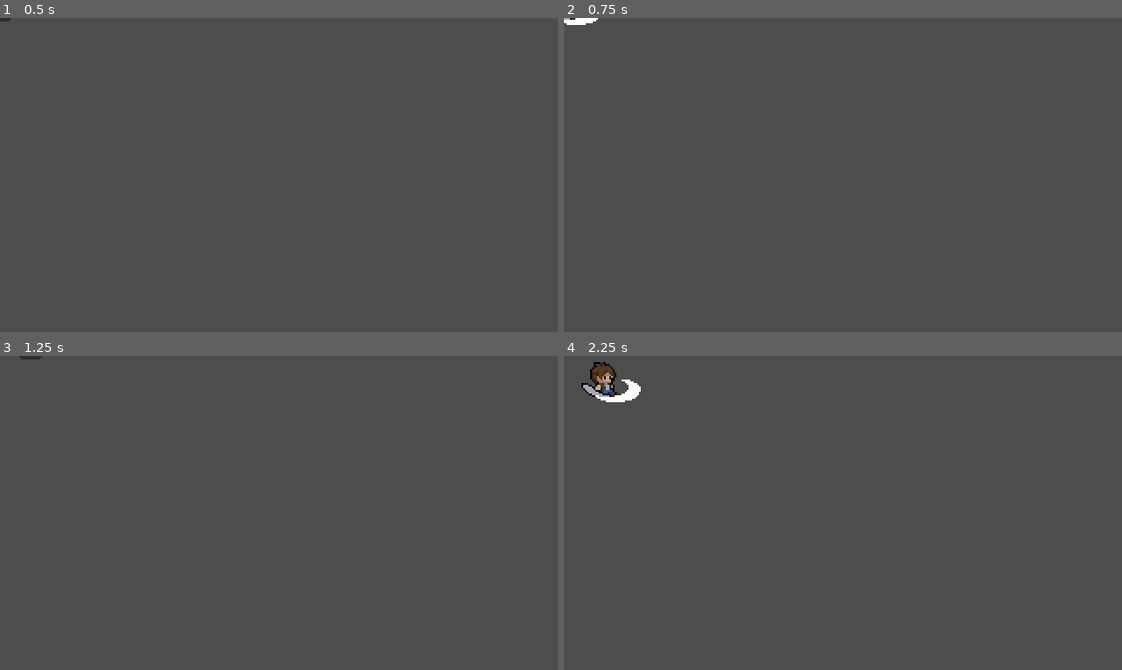
Above: before the commit, frames 1-4 (two rows, left to right).
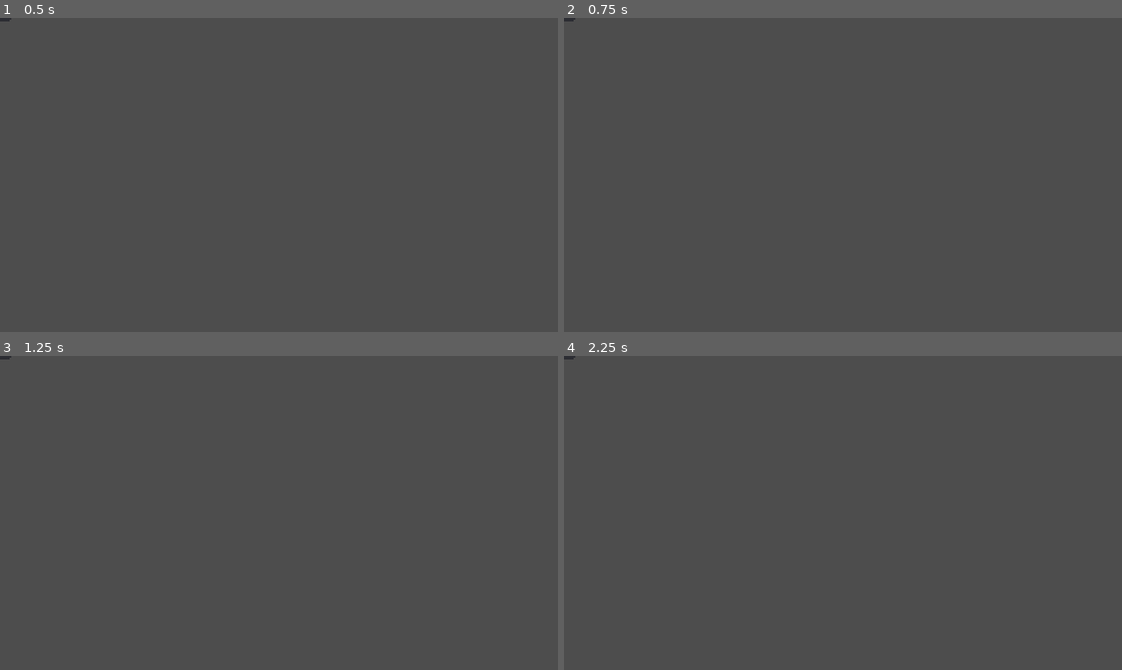
Above: after the commit, the same moments.

Repository: jonascamargoo/ruins-adventure
Game: Godot game, scene res://character/scenes/character_body_2d.tscn
The game is run twice, just before and just after one commit, with the same random seed, the same clock (stepped at 60 frames per second) and the same inputs.
Inputs:
- Up to frame 1 (0.5 s): no input
- Up to frame 2 (0.75 s): tap Enter at 0.5 s; hold D (move_right) from 0.53 s (still down); tap Q (attack) at 0.6 s
- Up to frame 3 (1.25 s): keep holding D (move_right)
- Up to frame 4 (2.25 s): tap Space at 1.25 s; release D (move_right) at 1.28 s; hold S (move_down) 1.28-2.03 s; tap Q (attack) at 1.35, 2.1 s; hold D (move_right) from 2.03 s (still down)

Frame 1 is identical in both runs. In frame 2, 0.1% of the frame differs, in the area x 0-7%, y 0-3%; in frame 3, less than 0.1%; in frame 4, 0.7%, in the area x 0-14%, y 0-15%.

Commit message:
adiciona animationTree pro char principal

Diff:
--- a/project_test_mystic/character/scenes/character_body_2d.tscn
+++ b/project_test_mystic/character/scenes/character_body_2d.tscn
@@ -821,10 +821,8 @@
 states/walk/node = SubResource("AnimationNodeBlendSpace2D_pg0lg")
 states/walk/position = Vector2(446.766, 132.666)
 
-[node name="CharacterBody2D" type="CharacterBody2D" node_paths=PackedStringArray("_attack_timer", "_animation_tree")]
+[node name="CharacterBody2D" type="CharacterBody2D"]
 script = ExtResource("1_73ntp")
-_attack_timer = NodePath("AttackTimer")
-_animation_tree = NodePath("AnimationTree")
 
 [node name="Sprite2D - textura" type="Sprite2D" parent="."]
 position = Vector2(-0.5, -17)
--- a/project_test_mystic/character/scripts/character.gd
+++ b/project_test_mystic/character/scripts/character.gd
@@ -1,77 +1,78 @@
-extends CharacterBody2D
-
-var _state_machine
-var _is_attacking: bool = false
-
-@export_category("Variables")
-@export var _move_speed: float = 64.0
-
-
-@export var _friction:float = 0.2 # significa que vai demorar mais tempo para retornar ao 0
-@export var _acceleration: float = 0.4 # significa que vai demorar mais tempo para acelerar
-
-@export_category("Objects")
-@export var _attack_timer: Timer = null
-@export var _animation_tree: AnimationTree = null
-
-func _ready() -> void: # chamado quando o nó entra na árvore de cena pela primeira vez.
-	_animation_tree.active = true # para ativar a animationTree, caso tenhamos esquecido de reativar ao editar alguma animation
-	_state_machine = _animation_tree["parameters/playback"] # a partir desse playback poderemos viajar entre o idle e walk
-
-# _physics_process eh como se fosse nosso main
-# o delta eh o intervalo de tempo entre um frame e o outro, a funcao eh chamada a cada delta
-func _physics_process(_delta: float) -> void:
-	_move()
-	_attack()
-	_animate()
-	move_and_slide()
-
-func _move() -> void:
-	var _direction: Vector2 = Vector2(
-		Input.get_axis("move_left", "move_right"),
-		Input.get_axis("move_up", "move_down")
-	)
-
-	# verificando se o botao nao esta sendo pressionado
-	if _direction != Vector2.ZERO:
-		# dando um get nos parametros e atribuindo de acordo com a _direction
-		_animation_tree["parameters/idle/blend_position"] = _direction
-		_animation_tree["parameters/walk/blend_position"] = _direction
-		_animation_tree["parameters/attack/blend_position"] = _direction
-
-		velocity.x = lerp(velocity.x, _direction.normalized().x * _move_speed, _acceleration)
-		velocity.y = lerp(velocity.y, _direction.normalized().y * _move_speed, _acceleration)
-		return
-
-	velocity.x = lerp(velocity.x, _direction.normalized().x * _move_speed, _friction)
-	velocity.y = lerp(velocity.y, _direction.normalized().y * _move_speed, _friction)
-
-func _attack() -> void:
-	# se o botao de ataque for pressionado e nao tiver nenhum ataque em andamento
-	if Input.is_action_just_pressed("attack") and not _is_attacking:
-		set_physics_process(false) # para ele parar de andar enquanto ataca
-		_attack_timer.start()
-		_is_attacking = true
-
-func _animate() -> void:
-	if _is_attacking:
-		_state_machine.travel("attack")
-		return
-
-	# verificando se o personagem ta em movimento
-	if velocity.length() > 3:
-		_state_machine.travel("walk")
-		return
-	_state_machine.travel("idle")
-
-# Quando o timer zerar, ele dispara um sinal. Esse sinal é representado por essa função
-# Ao zerar, essa função é chamada
-func _on_attack_timer_timeout() -> void:
-	set_physics_process(true) # voltar a andar enquanto ataca
-	_is_attacking = false
-
-
-func _on_area_2d_body_entered(body) -> void:
-	# se o corpo em questao for do tipo inimigo
-	if body.is_in_group("enemy"):
-		body.update_health(randi_range(1, 5)) # o dano no inimigo sera de 1 a 5
+#extends CharacterBody2D
+#
+#var _state_machine
+#var _is_attacking: bool = false
+#
+#@export_category("Variables")
+#@export var _move_speed: float = 64.0
+#
+#
+#@export var _friction:float = 0.2 # significa que vai demorar mais tempo para retornar ao 0
+#@export var _acceleration: float = 0.4 # significa que vai demorar mais tempo para acelerar
+#
+#@export_category("Objects")
+#@export var _attack_timer: Timer = null
+#@export var _animation_tree: AnimationTree = null
+#
+#func _ready() -> void: # chamado quando o nó entra na árvore de cena pela primeira vez.
+	#_animation_tree.active = true # para ativar a animationTree, caso tenhamos esquecido de reativar ao editar alguma animation
+	#_state_machine = _animation_tree["parameters/playback"] # a partir desse playback poderemos viajar entre o idle e walk
+#
+## _physics_process eh como se fosse nosso main
+## o delta eh o intervalo de tempo entre um frame e o outro, a funcao eh chamada a cada delta
+#func _physics_process(_delta: float) -> void:
+	#_move()
+	#_attack()
+	#_animate()
+	#move_and_slide()
+#
+#func _move() -> void:
+	#var _direction: Vector2 = Vector2(
+		#Input.get_axis("move_left", "move_right"),
+		#Input.get_axis("move_up", "move_down")
+	#)
+	#
+	## verificando se o botao nao esta sendo pressionado
+	#if _direction != Vector2.ZERO:
+		## dando um get nos parametros e atribuindo de acordo com a _direction
+		#_animation_tree["parameters/idle/blend_position"] = _direction
+		#_animation_tree["parameters/walk/blend_position"] = _direction
+		#_animation_tree["parameters/attack/blend_position"] = _direction
+		#
+		#velocity.x = lerp(velocity.x, _direction.normalized().x * _move_speed, _acceleration)
+		#velocity.y = lerp(velocity.y, _direction.normalized().y * _move_speed, _acceleration)
+		#return
+	#
+	#velocity.x = lerp(velocity.x, _direction.normalized().x * _move_speed, _friction)
+	#velocity.y = lerp(velocity.y, _direction.normalized().y * _move_speed, _friction)
+#
+#func _attack() -> void:
+	## se o botao de ataque for pressionado e nao tiver nenhum ataque em andamento
+	#if Input.is_action_just_pressed("attack") and not _is_attacking:
+		#set_physics_process(false) # para ele parar de andar enquanto ataca
+		#_attack_timer.start()
+		#_is_attacking = true
+#
+#func _animate() -> void:
+	#if _is_attacking:
+		#_state_machine.travel("attack")
+		#return
+		#
+	## verificando se o personagem ta em movimento
+	#if velocity.length() > 3:
+		#_state_machine.travel("walk")
+		#return
+	#_state_machine.travel("idle")
+#
+## Quando o timer zerar, ele dispara um sinal. Esse sinal é representado por essa função
+## Ao zerar, essa função é chamada
+#func _on_attack_timer_timeout() -> void:
+	#set_physics_process(true) # voltar a andar enquanto ataca
+	#_is_attacking = false
+#
+#
+#func _on_area_2d_body_entered(body) -> void:
+	## se o corpo em questao for do tipo inimigo
+	#if body.is_in_group("enemy"):
+		#body.update_health(randi_range(1, 5)) # o dano no inimigo sera de 1 a 5
+		#
--- a/project_test_mystic/new_main_character/scenes/player.tscn
+++ b/project_test_mystic/new_main_character/scenes/player.tscn
@@ -389,35 +389,62 @@
 "right_walk": SubResource("Animation_dc8kt")
 }
 
-[sub_resource type="AnimationNodeAnimation" id="AnimationNodeAnimation_5g8ov"]
+[sub_resource type="AnimationNodeAnimation" id="AnimationNodeAnimation_yogou"]
 animation = &"front_idle"
 
-[sub_resource type="AnimationNodeAnimation" id="AnimationNodeAnimation_8qwj8"]
+[sub_resource type="AnimationNodeAnimation" id="AnimationNodeAnimation_stgm3"]
 animation = &"back_idle"
 
-[sub_resource type="AnimationNodeAnimation" id="AnimationNodeAnimation_67nxq"]
+[sub_resource type="AnimationNodeAnimation" id="AnimationNodeAnimation_e2lea"]
 animation = &"left_idle"
 
-[sub_resource type="AnimationNodeAnimation" id="AnimationNodeAnimation_gq2tr"]
+[sub_resource type="AnimationNodeAnimation" id="AnimationNodeAnimation_rmht8"]
 animation = &"right_idle"
 
-[sub_resource type="AnimationNodeBlendSpace2D" id="AnimationNodeBlendSpace2D_06stn"]
-blend_point_0/node = SubResource("AnimationNodeAnimation_5g8ov")
+[sub_resource type="AnimationNodeBlendSpace2D" id="AnimationNodeBlendSpace2D_dw76l"]
+auto_triangles = false
+blend_point_0/node = SubResource("AnimationNodeAnimation_yogou")
 blend_point_0/pos = Vector2(0, 1)
-blend_point_1/node = SubResource("AnimationNodeAnimation_8qwj8")
+blend_point_1/node = SubResource("AnimationNodeAnimation_stgm3")
 blend_point_1/pos = Vector2(0, -1)
-blend_point_2/node = SubResource("AnimationNodeAnimation_67nxq")
+blend_point_2/node = SubResource("AnimationNodeAnimation_e2lea")
 blend_point_2/pos = Vector2(-1, 0)
-blend_point_3/node = SubResource("AnimationNodeAnimation_gq2tr")
+blend_point_3/node = SubResource("AnimationNodeAnimation_rmht8")
 blend_point_3/pos = Vector2(1, 0)
+triangles = PackedInt32Array(0, 1, 2, 0, 1, 3)
 blend_mode = 1
 
-[sub_resource type="AnimationNodeStateMachine" id="AnimationNodeStateMachine_3s1vi"]
-states/idle/node = SubResource("AnimationNodeBlendSpace2D_06stn")
-states/idle/position = Vector2(425.333, 43.3333)
-
-[node name="Player" type="CharacterBody2D"]
+[sub_resource type="AnimationNodeAnimation" id="AnimationNodeAnimation_ahtsr"]
+animation = &"front_walk"
+
+[sub_resource type="AnimationNodeAnimation" id="AnimationNodeAnimation_p5dia"]
+animation = &"back_walk"
+
+[sub_resource type="AnimationNodeAnimation" id="AnimationNodeAnimation_4jl6e"]
+animation = &"left_walk"
+
+[sub_resource type="AnimationNodeAnimation" id="AnimationNodeAnimation_3bash"]
+animation = &"right_walk"
+
+[sub_resource type="AnimationNodeBlendSpace2D" id="AnimationNodeBlendSpace2D_fe7vb"]
+blend_point_0/node = SubResource("AnimationNodeAnimation_ahtsr")
+blend_point_0/pos = Vector2(0, 1)
+blend_point_1/node = SubResource("AnimationNodeAnimation_p5dia")
+blend_point_1/pos = Vector2(0, -1)
+blend_point_2/node = SubResource("AnimationNodeAnimation_4jl6e")
+blend_point_2/pos = Vector2(-1, 0)
+blend_point_3/node = SubResource("AnimationNodeAnimation_3bash")
+blend_point_3/pos = Vector2(1, 0)
+
+[sub_resource type="AnimationNodeStateMachine" id="AnimationNodeStateMachine_211ct"]
+states/idle/node = SubResource("AnimationNodeBlendSpace2D_dw76l")
+states/idle/position = Vector2(394.667, 43.3333)
+states/walk/node = SubResource("AnimationNodeBlendSpace2D_fe7vb")
+states/walk/position = Vector2(393.778, 112.667)
+
+[node name="Player" type="CharacterBody2D" node_paths=PackedStringArray("_animation_tree")]
 script = ExtResource("1_duu3y")
+_animation_tree = NodePath("AnimationTree")
 
 [node name="Texture" type="Sprite2D" parent="."]
 position = Vector2(0.5, -14)
@@ -435,6 +462,7 @@
 }
 
 [node name="AnimationTree" type="AnimationTree" parent="."]
-tree_root = SubResource("AnimationNodeStateMachine_3s1vi")
+tree_root = SubResource("AnimationNodeStateMachine_211ct")
 anim_player = NodePath("../Animation")
 parameters/idle/blend_position = Vector2(0, 0)
+parameters/walk/blend_position = Vector2(0, 0)
--- a/project_test_mystic/new_main_character/scripts/player.gd
+++ b/project_test_mystic/new_main_character/scripts/player.gd
@@ -1,7 +1,7 @@
 extends CharacterBody2D
 
 var _state_machine
-var _is_attacking: bool = false
+#var _is_attacking: bool = false
 
 @export_category("Variables")
 @export var _move_speed: float = 64.0
@@ -11,7 +11,7 @@
 @export var _acceleration: float = 0.4 # significa que vai demorar mais tempo para acelerar
 
 @export_category("Objects")
-@export var _attack_timer: Timer = null
+#@export var _attack_timer: Timer = null
 @export var _animation_tree: AnimationTree = null
 
 func _ready() -> void: # chamado quando o nó entra na árvore de cena pela primeira vez.
@@ -22,7 +22,7 @@
 # o delta eh o intervalo de tempo entre um frame e o outro, a funcao eh chamada a cada delta
 func _physics_process(_delta: float) -> void:
 	_move()
-	_attack()
+	#_attack()
 	_animate()
 	move_and_slide()
 
@@ -37,7 +37,7 @@
 		# dando um get nos parametros e atribuindo de acordo com a _direction
 		_animation_tree["parameters/idle/blend_position"] = _direction
 		_animation_tree["parameters/walk/blend_position"] = _direction
-		_animation_tree["parameters/attack/blend_position"] = _direction
+		#_animation_tree["parameters/attack/blend_position"] = _direction
 
 		velocity.x = lerp(velocity.x, _direction.normalized().x * _move_speed, _acceleration)
 		velocity.y = lerp(velocity.y, _direction.normalized().y * _move_speed, _acceleration)
@@ -46,17 +46,17 @@
 	velocity.x = lerp(velocity.x, _direction.normalized().x * _move_speed, _friction)
 	velocity.y = lerp(velocity.y, _direction.normalized().y * _move_speed, _friction)
 
-func _attack() -> void:
-	# se o botao de ataque for pressionado e nao tiver nenhum ataque em andamento
-	if Input.is_action_just_pressed("attack") and not _is_attacking:
-		set_physics_process(false) # para ele parar de andar enquanto ataca
-		_attack_timer.start()
-		_is_attacking = true
+#func _attack() -> void:
+	## se o botao de ataque for pressionado e nao tiver nenhum ataque em andamento
+	#if Input.is_action_just_pressed("attack") and not _is_attacking:
+		#set_physics_process(false) # para ele parar de andar enquanto ataca
+		#_attack_timer.start()
+		#_is_attacking = true
 
 func _animate() -> void:
-	if _is_attacking:
-		_state_machine.travel("attack")
-		return
+	#if _is_attacking:
+		#_state_machine.travel("attack")
+		#return
 
 	# verificando se o personagem ta em movimento
 	if velocity.length() > 3:
@@ -66,9 +66,9 @@
 
 # Quando o timer zerar, ele dispara um sinal. Esse sinal é representado por essa função
 # Ao zerar, essa função é chamada
-func _on_attack_timer_timeout() -> void:
-	set_physics_process(true) # voltar a andar enquanto ataca
-	_is_attacking = false
+#func _on_attack_timer_timeout() -> void:
+	#set_physics_process(true) # voltar a andar enquanto ataca
+	#_is_attacking = false
 
 
 func _on_area_2d_body_entered(body) -> void:
Not shown: 1 places in project_test_mystic/new_main_character/scenes/player.tscn that only renumber resources
